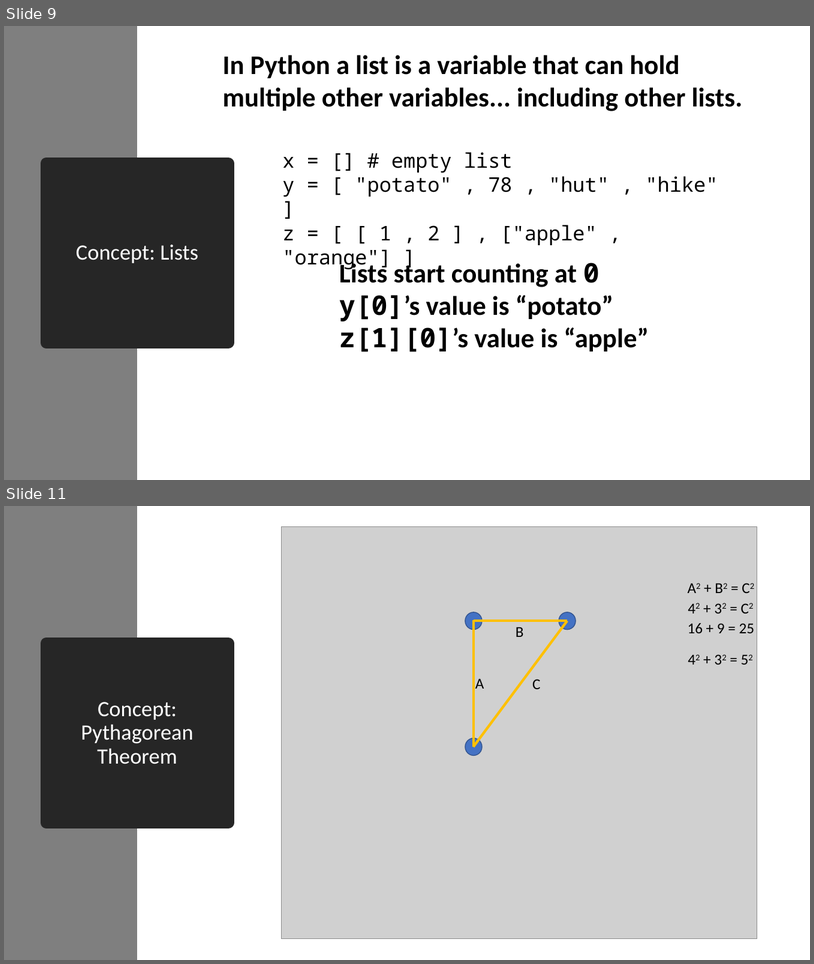
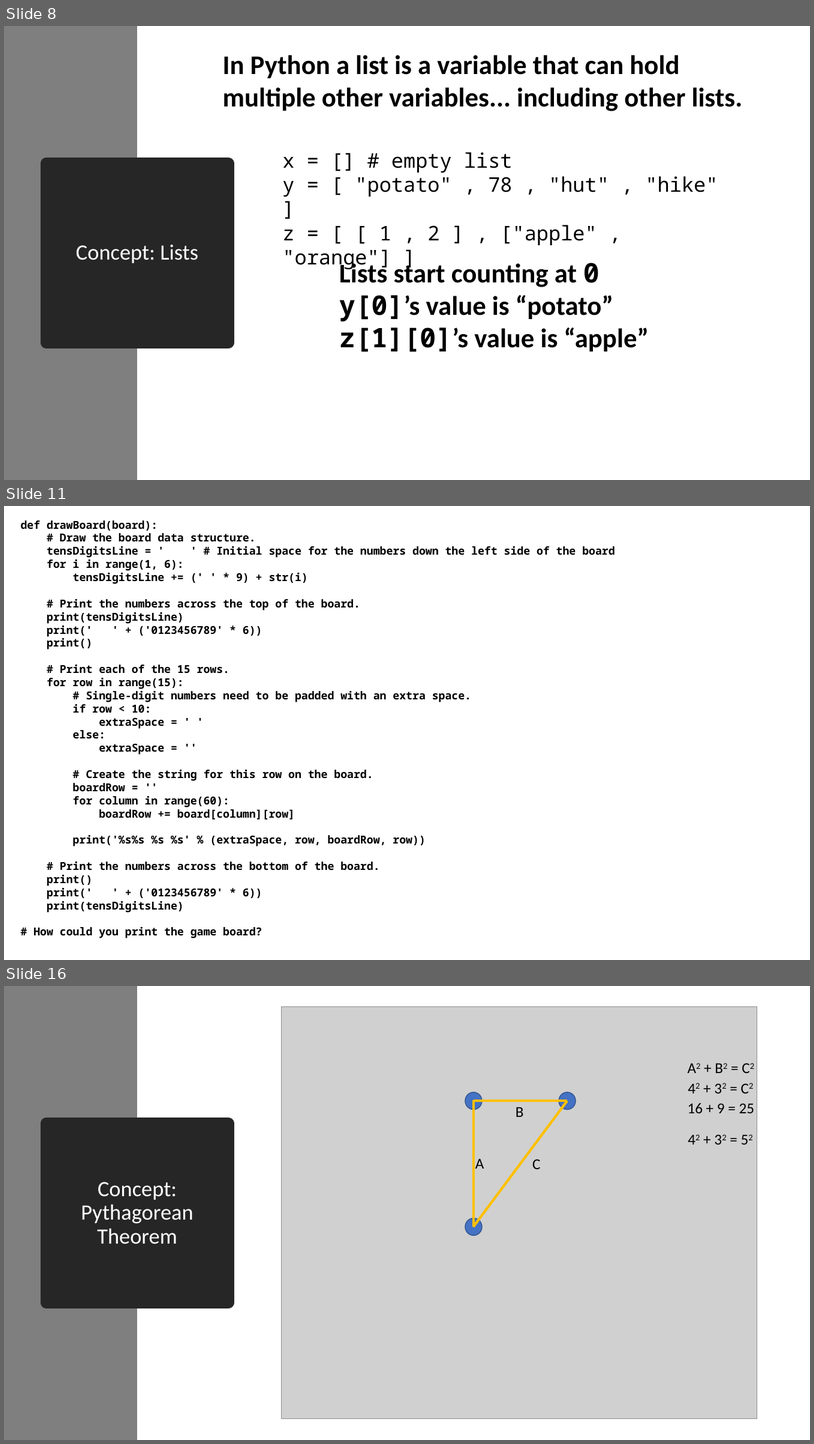
Before and after one commit to seattlecoderdojo/PythonDay-TreasureHunt, a slide deck: Python Day - Intermediate.pptx. Shown one above the other, each under a label of ours: slides 9 and 11 before the commit, slides 8, 11 and 16 after it; the slides between them are not shown. The pictures are 814x964 and 814x1444 pixels, drawn with LibreOffice and Linux fonts; fonts in the diff are those of the drawing; grey boxes stand for pictures. Boxes give left, top, right and bottom in pixels: in the first picture for what was removed or moved away, otherwise in the second. Text is boxed around its words. In the diff, an @@ line names an element or a change of style, - is before the commit and + after.

```diff
--- a/Python Day - Intermediate.pptx
+++ b/Python Day - Intermediate.pptx
@@ slide 11 added at bbox=[4, 506, 810, 960], background #FFFFFF @@
@@ text added at bbox=[21, 520, 615, 938], 13 pt, text #000000, bold @@
+def drawBoard(board):
+# Draw the board data structure.
+tensDigitsLine = ' ' # Initial space for the numbers down the left side of the board
+for i in range(1, 6):
+tensDigitsLine += (' ' * 9) + str(i)
+# Print the numbers across the top of the board.
+print(tensDigitsLine)
+print(' ' + ('0123456789' * 6))
+print()
+# Print each of the 15 rows.
+for row in range(15):
+# Single-digit numbers need to be padded with an extra space.
+if row < 10:
+extraSpace = ' '
+else:
+extraSpace = ''
+# Create the string for this row on the board.
+boardRow = ''
+for column in range(60):
+boardRow += board[column][row]
+print('%s%s %s %s' % (extraSpace, row, boardRow, row))
+# Print the numbers across the bottom of the board.
+print()
+print(' ' + ('0123456789' * 6))
+print(tensDigitsLine)
+# How could you print the game board?
@@ what was slide 9 is now slide 8 @@
@@ what was slide 11 is now slide 16 @@
```
Also in this commit, not shown: 1 slide changed, 5 other slides added, 1 slide removed, 5 other files.
